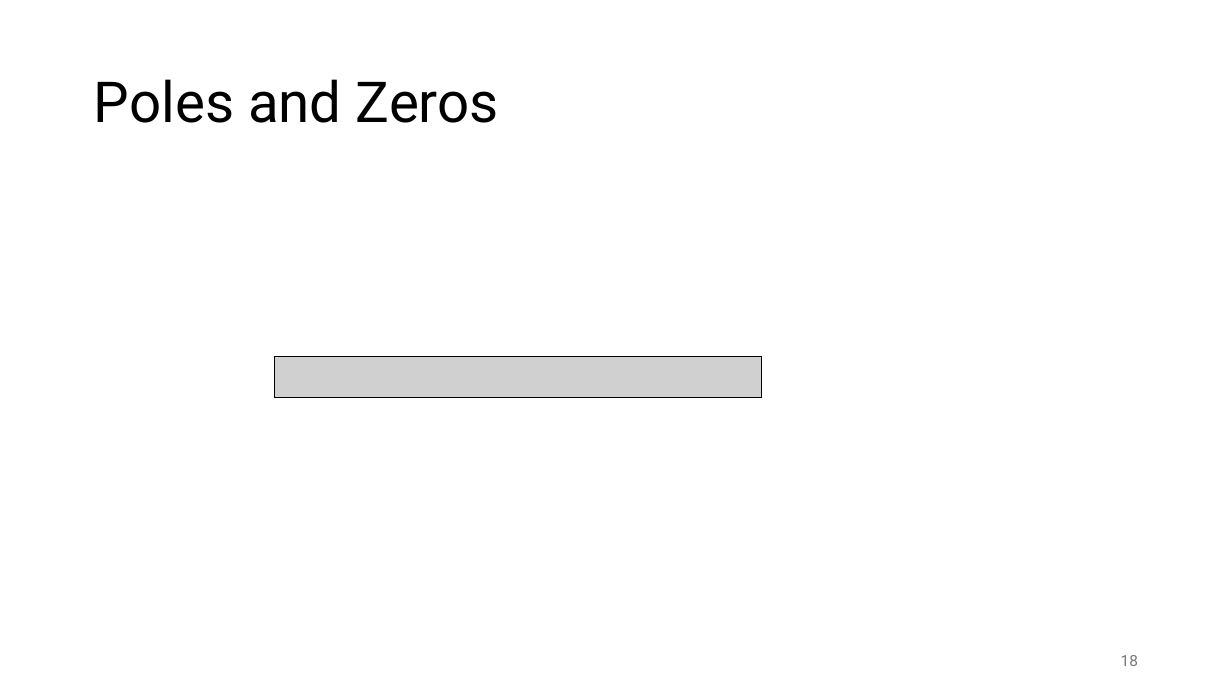
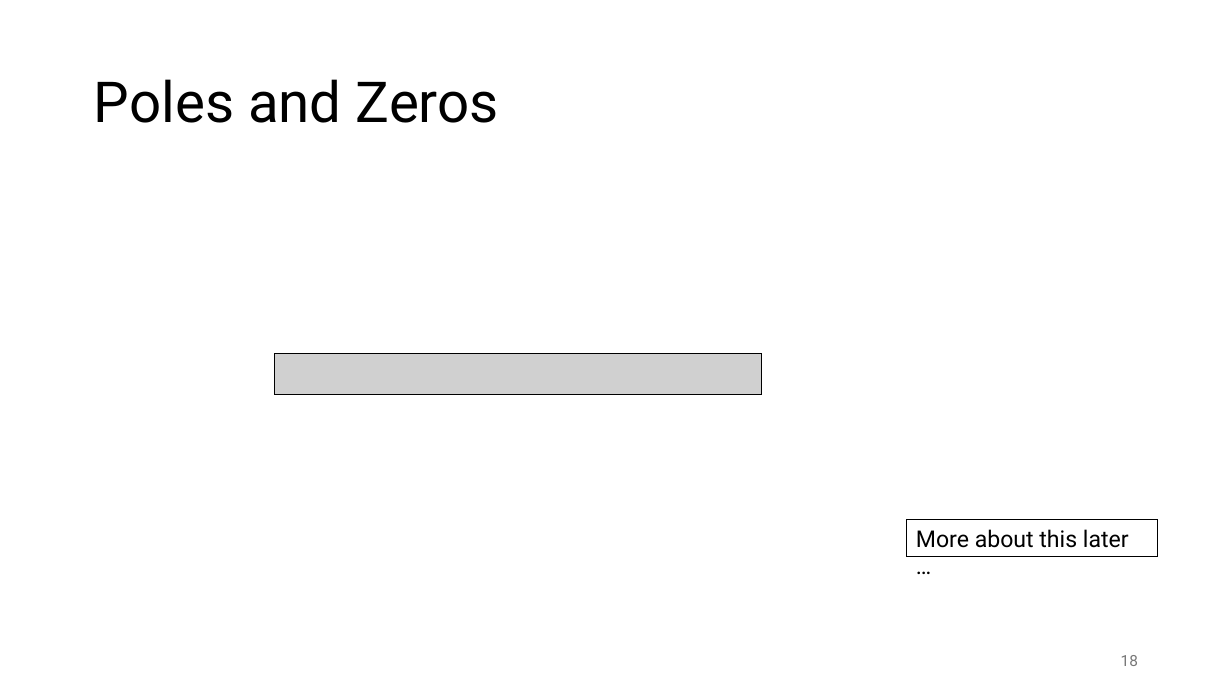
Before and after one commit to FelixWick/control_engineering, a slide deck: slide 18 of slides/3_Laplace.pptx. Drawn at 1232x693 pixels with LibreOffice and Linux fonts; fonts in the diff are those of the drawing; grey boxes stand for pictures. Boxes give left, top, right and bottom in pixels: in the first picture for what was removed or moved away, otherwise in the second. Text is boxed around its words. In the diff, an @@ line names an element or a change of style, - is before the commit and + after.

```diff
--- a/slides/3_Laplace.pptx
+++ b/slides/3_Laplace.pptx
@@ picture: place and size @@
-picture at box(274, 357, 762, 397)
+picture at box(274, 353, 762, 394)
@@ rectangle added at box(907, 519, 1157, 556), outline #000000 0.75 pt, 18 pt, text #000000 @@
+More about this later …
```
Also in this commit, not shown: 2 other slides changed, 10 slides added, 2 slides removed, 1 other file.
